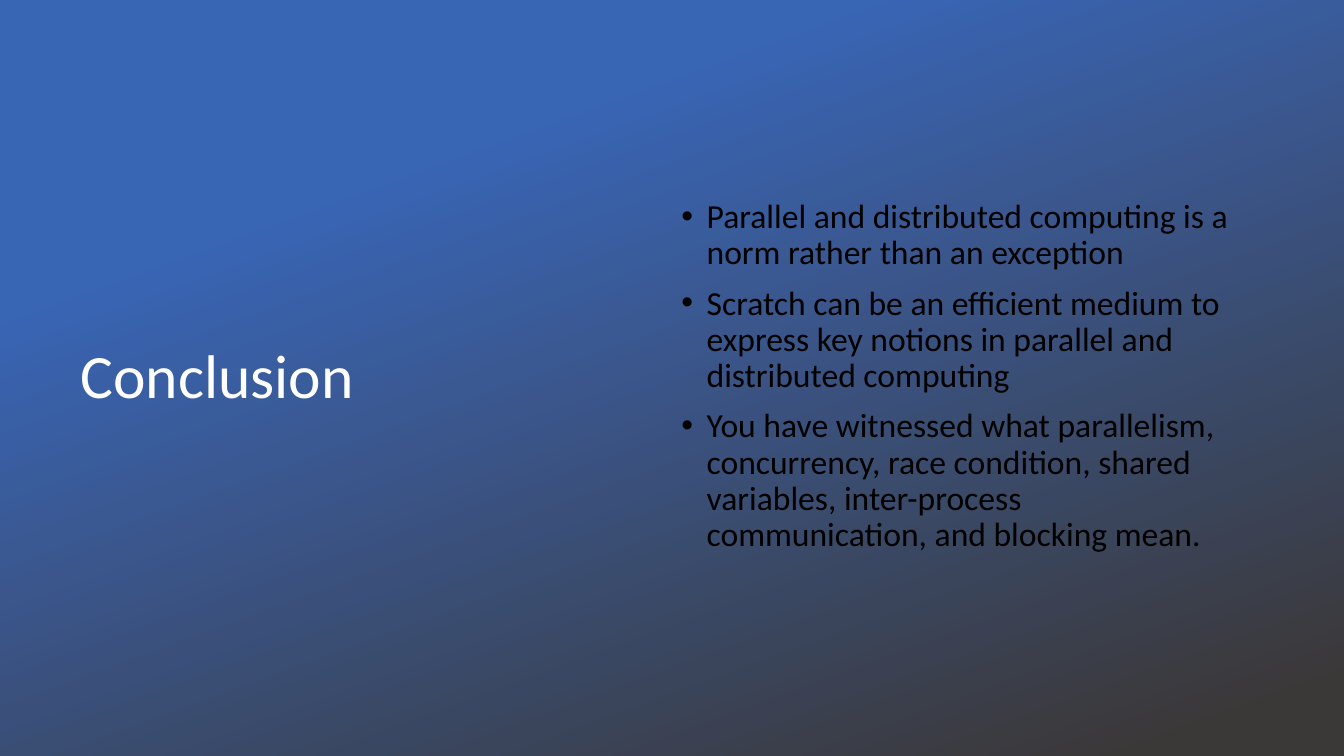
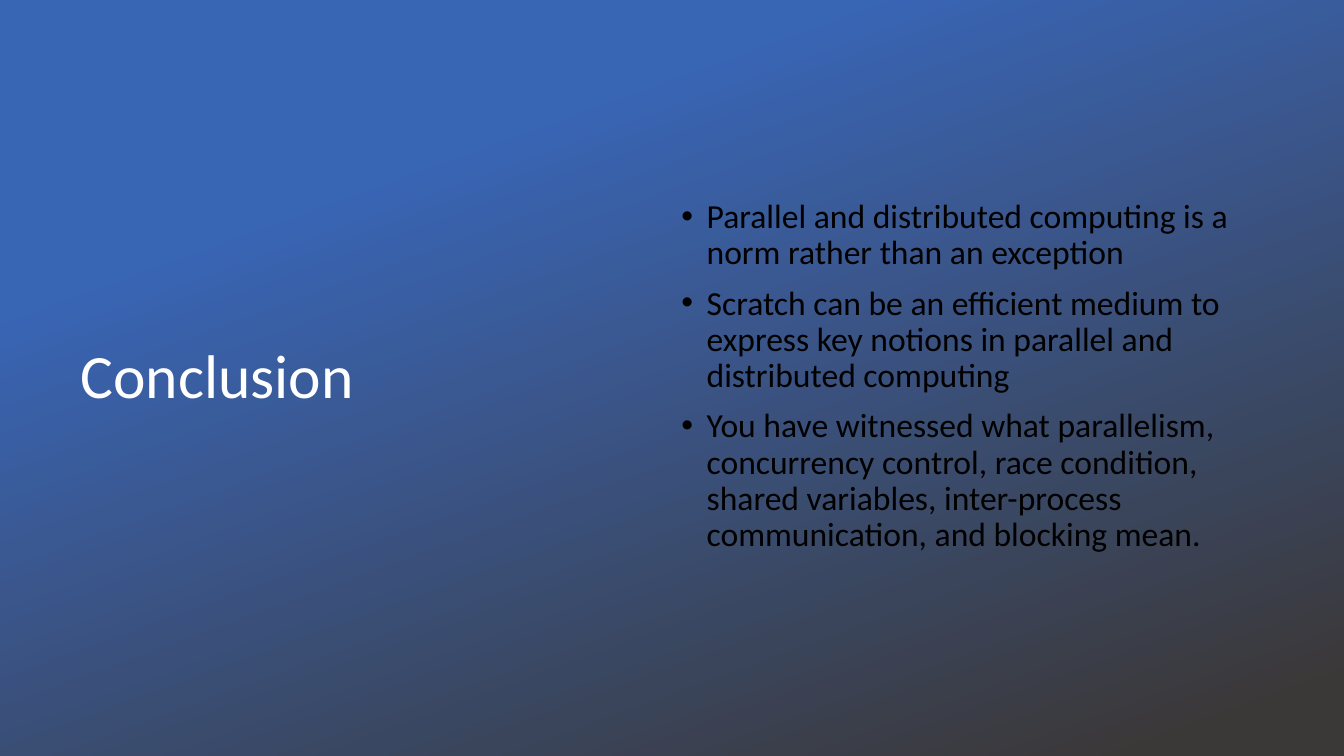
Before and after one commit to evarga/parallel-computing-lectures, a slide deck: slide 8 of lecture-1/presentation-1.pptx. Drawn at 1344x756 pixels with LibreOffice and Linux fonts; fonts in the diff are those of the drawing; background and template pictures are left out. Boxes give left, top, right and bottom in pixels: in the first picture for what was removed or moved away, otherwise in the second. Text is boxed around its words. In the diff, an @@ line names an element or a change of style, - is before the commit and + after.

```diff
--- a/lecture-1/presentation-1.pptx
+++ b/lecture-1/presentation-1.pptx
@@ text at [707,414,1215,552]: text changed @@
-• You have witnessed what parallelism, concurrency, race condition, shared variables, inter-process communication, and blocking mean.
+• You have witnessed what parallelism, concurrency control, race condition, shared variables, inter-process communication, and blocking mean.
```
Also in this commit, not shown: 1 other slide changed, 11 other files.
